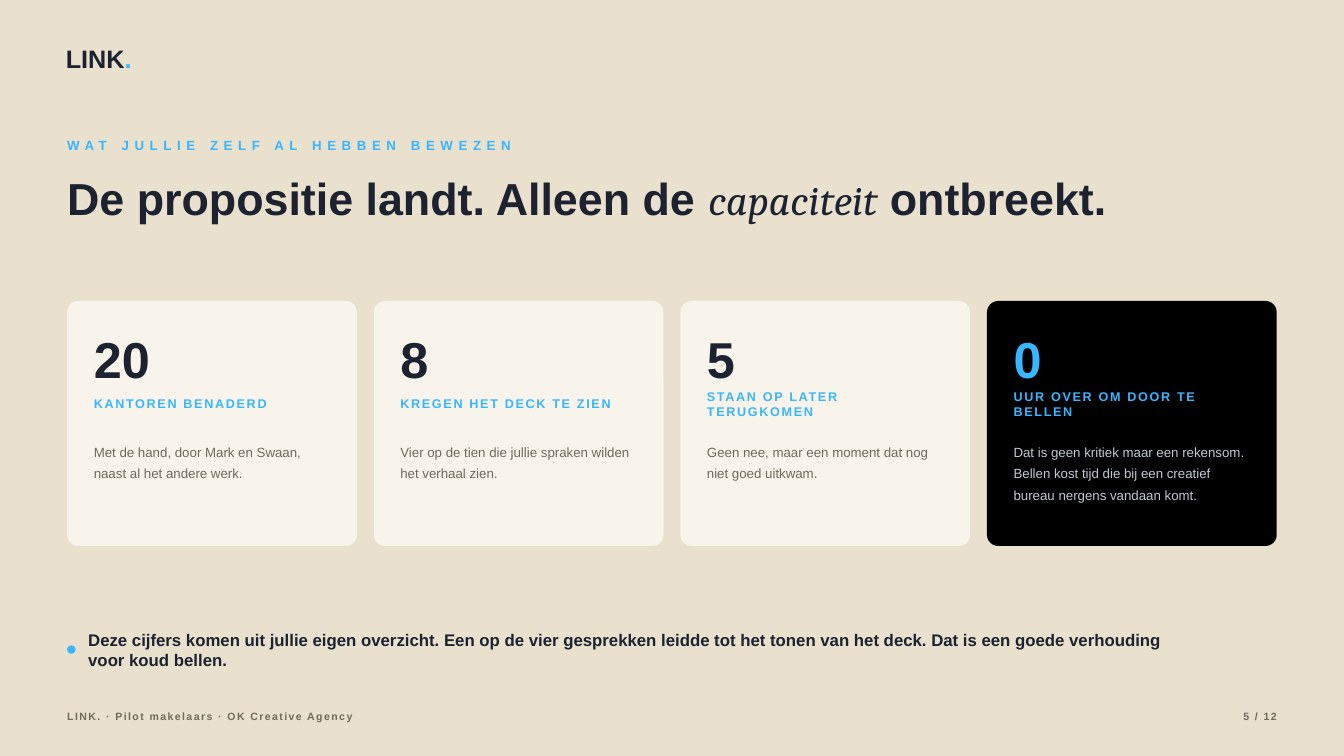
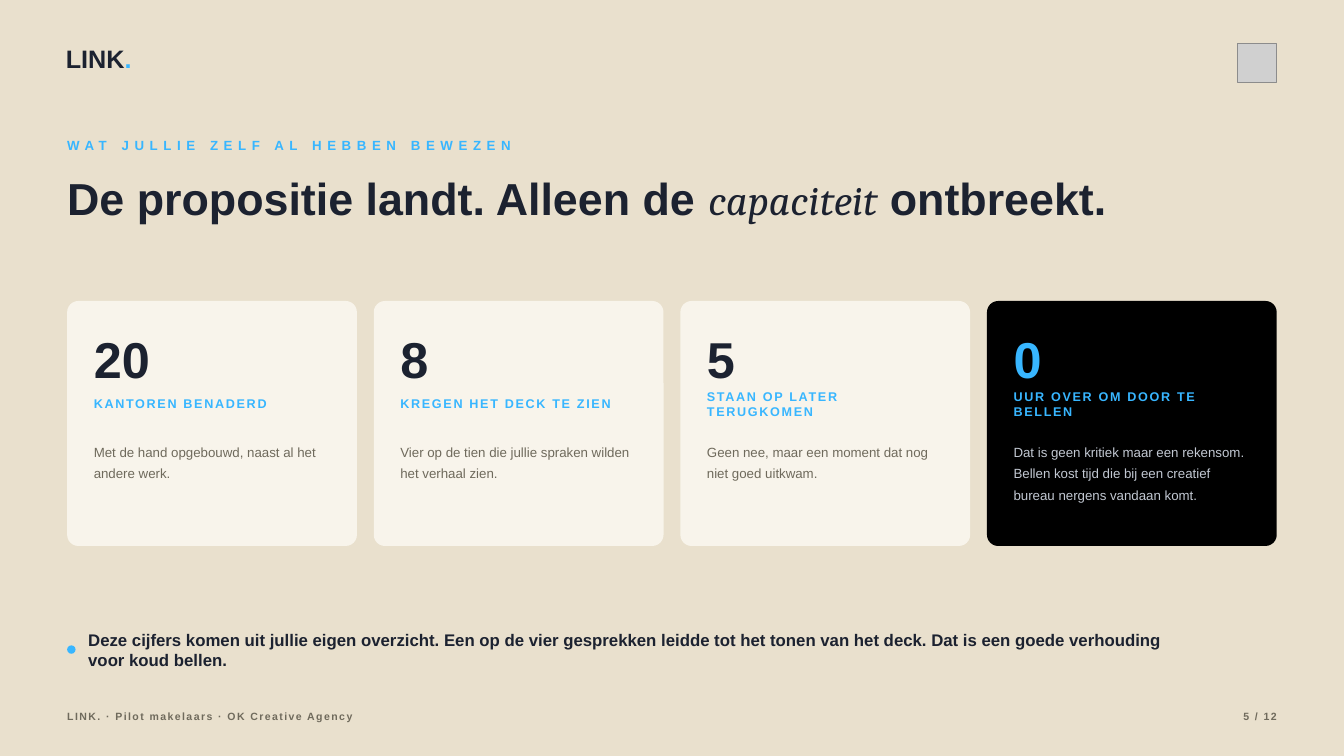
Before and after one commit to hens-lang/Test, a slide deck: slide 5 of output/LINK. pilotvoorstel OK Creative Agency.pptx. Drawn at 1344x756 pixels with LibreOffice and Linux fonts; fonts in the diff are those of the drawing; grey boxes stand for pictures. Boxes give left, top, right and bottom in pixels: in the first picture for what was removed or moved away, otherwise in the second. Text is boxed around its words. In the diff, an @@ line names an element or a change of style, - is before the commit and + after.

```diff
--- a/output/LINK. pilotvoorstel OK Creative Agency.pptx
+++ b/output/LINK. pilotvoorstel OK Creative Agency.pptx
@@ picture added at (1238, 43, 1277, 83) @@
@@ text at (94, 447, 315, 478): text changed @@
-Met de hand, door Mark en Swaan, naast al het andere werk.
+Met de hand opgebouwd, naast al het andere werk.
```
Also in this commit, not shown: 11 other slides changed, 18 other files.
